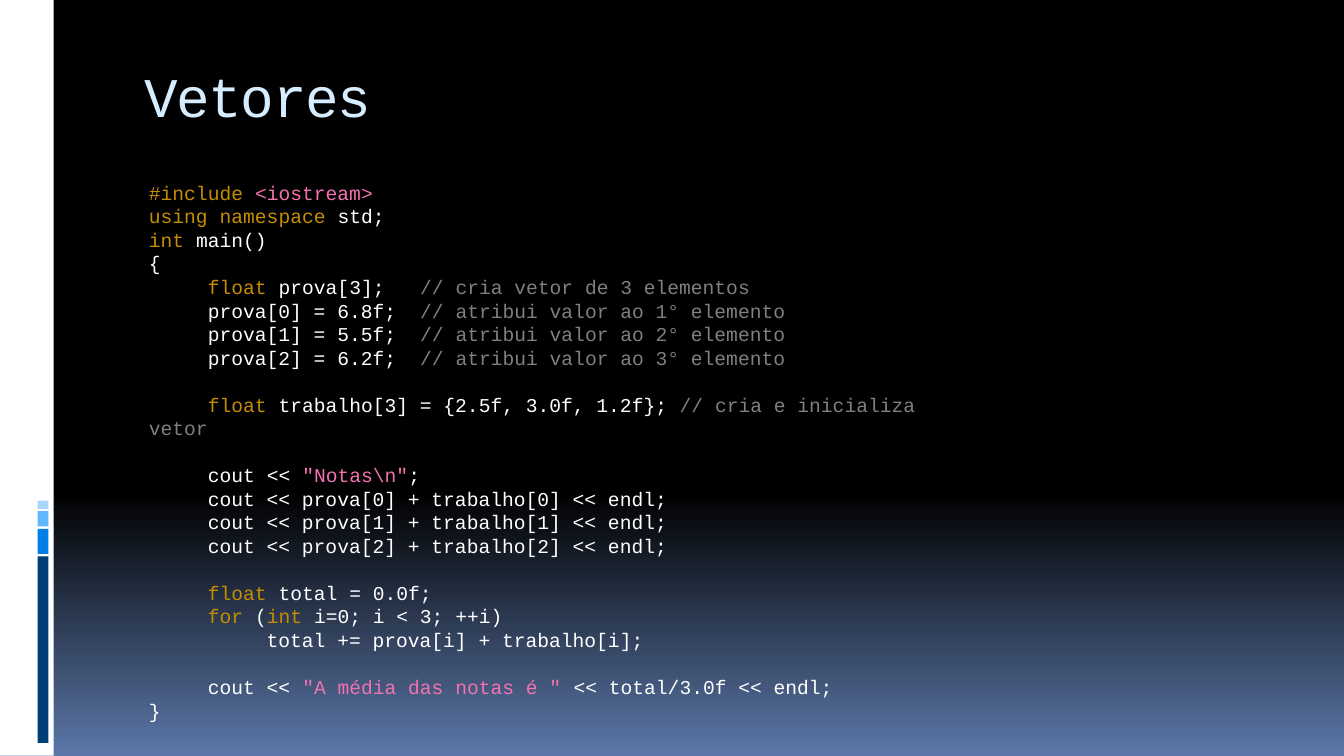
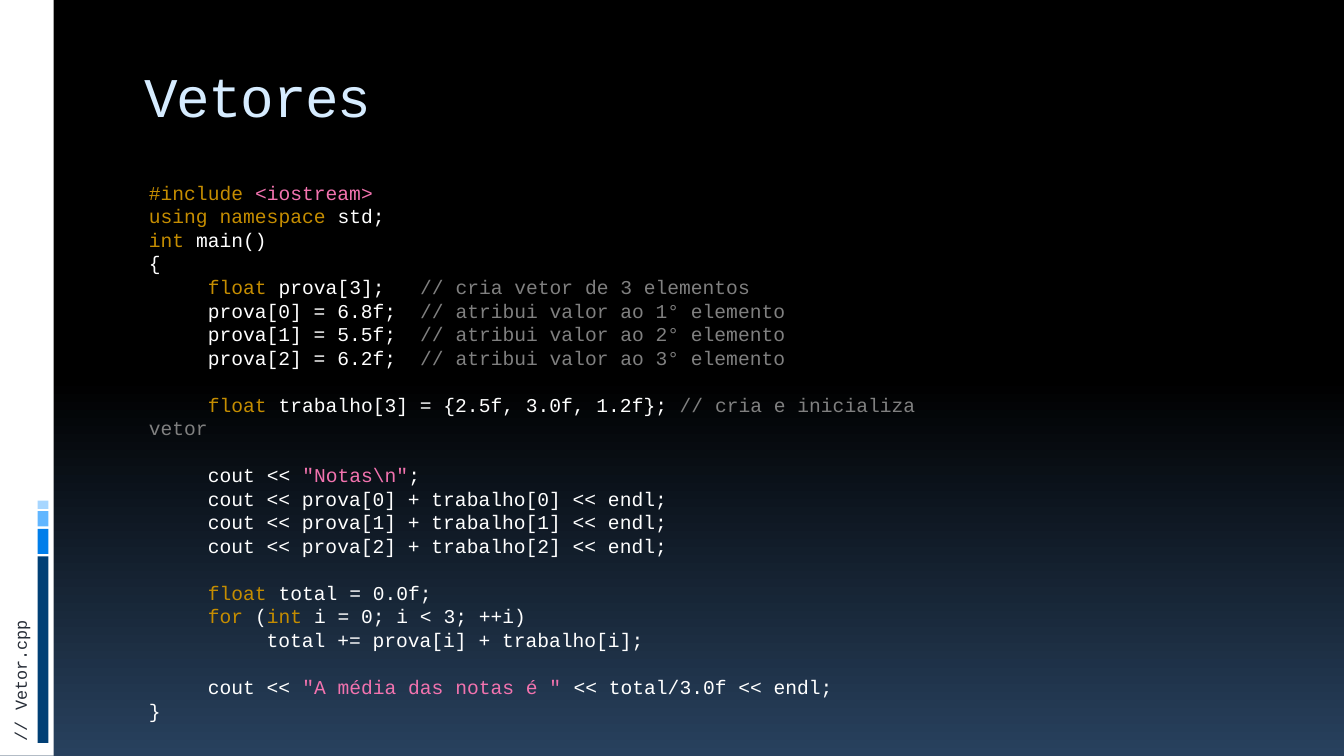
Before and after one commit to JudsonSS/ProgComp, a slide deck: slide 5 of Slides/25. Funções com Vetores.pptx (slide 4 before the commit). Drawn at 1344x756 pixels with LibreOffice and Linux fonts; fonts in the diff are those of the drawing. Boxes give left, top, right and bottom in pixels: in the first picture for what was removed or moved away, otherwise in the second. Text is boxed around its words. In the diff, an @@ line names an element or a change of style, - is before the commit and + after.

```diff
--- a/Slides/25. Funções com Vetores.pptx
+++ b/Slides/25. Funções com Vetores.pptx
@@ background gradient #000000 to #5B77A8 to gradient #000000 to #28415E @@
@@ text at (208,610,526,627): spaces changed @@
-for (int i=0; i < 3; ++i)
+for (int i = 0; i < 3; ++i)
@@ text added at (13,631,32,708), 12 pt, text #272D38 @@
+// Vetor.cpp
```
Also in this commit, not shown: 28 other slides changed, 1 slide added, 5 other files.
